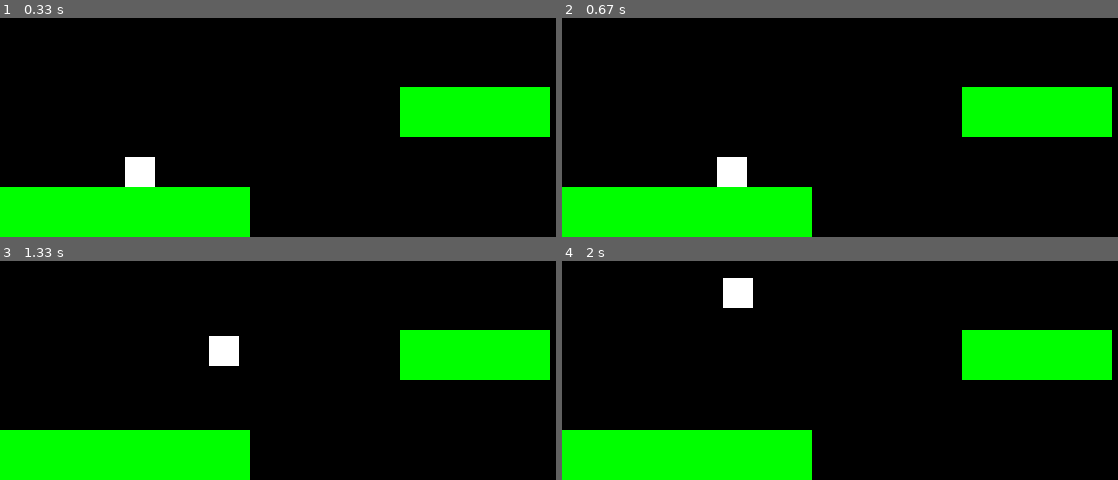
Above: before the commit, frames 1-4 (two rows, left to right).
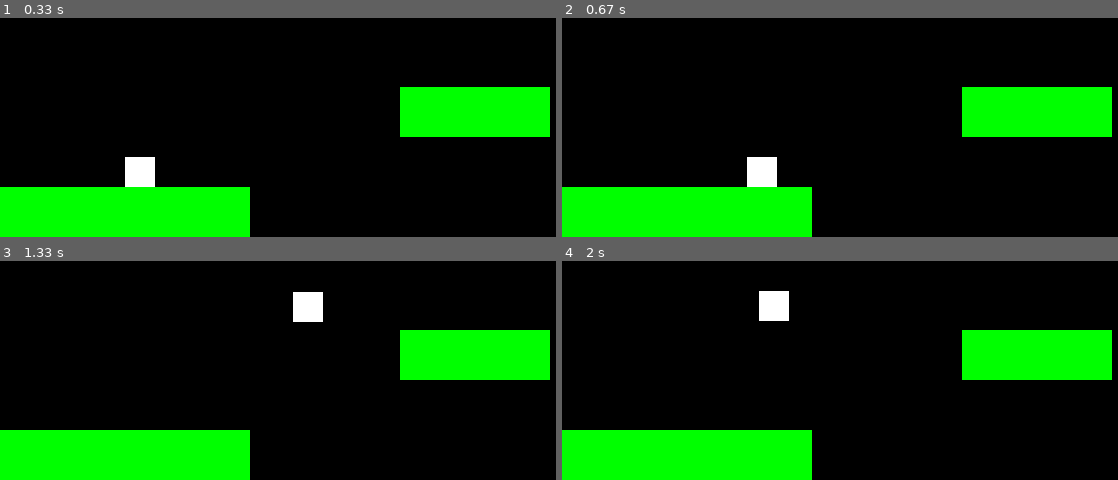
Above: after the commit, the same moments.

Repository: DillTheBeast/pyGameIntro
Game: pygame game, started from platformer/platformer.py
Same seed, same stepped clock (60 frames per second), same inputs: the game is played once before the commit and once after it.
Inputs:
- Up to frame 1 (0.33 s): no input
- Up to frame 2 (0.67 s): hold D from 0.33 s (still down)
- Up to frame 3 (1.33 s): release D at 0.8 s; hold D 0.83-1.3 s; tap Space at 0.9, 1.2 s
- Up to frame 4 (2 s): hold A 1.33-1.87 s; tap Space at 1.4, 1.7 s

Frame 1 is identical in both runs. In frame 2, 1.5% of the frame differs, in the area x 27-39%, y 63-78%; in frame 3, 1.5%; in frame 4, 1.5%.

Commit message:
Update platformer.py

Diff:
--- a/platformer/platformer.py
+++ b/platformer/platformer.py
@@ -73,4 +73,4 @@
 
     pg.display.flip()
 
-    clock.tick(60)  # limits FPS to 60
+    # clock.tick(60)  # limits FPS to 60
